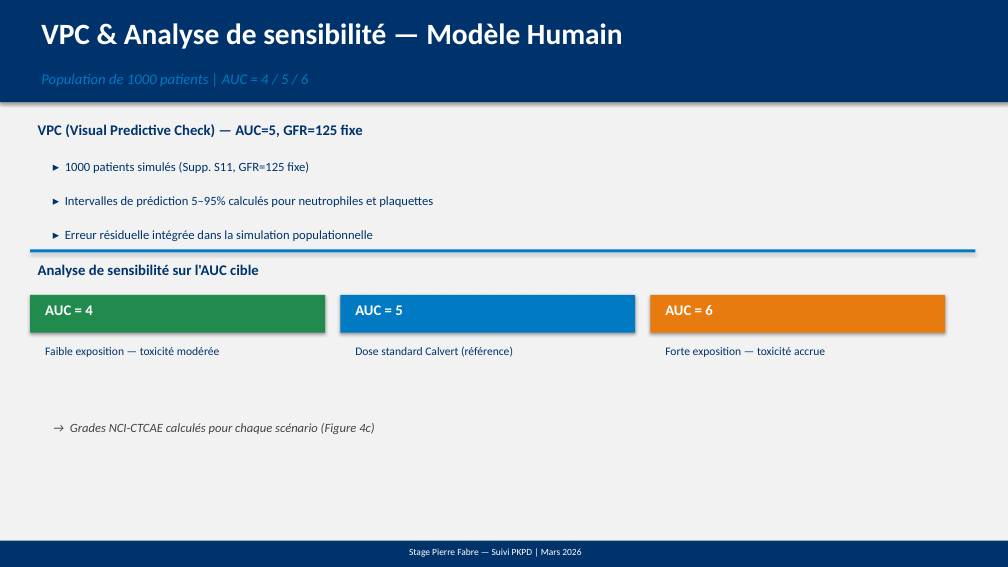
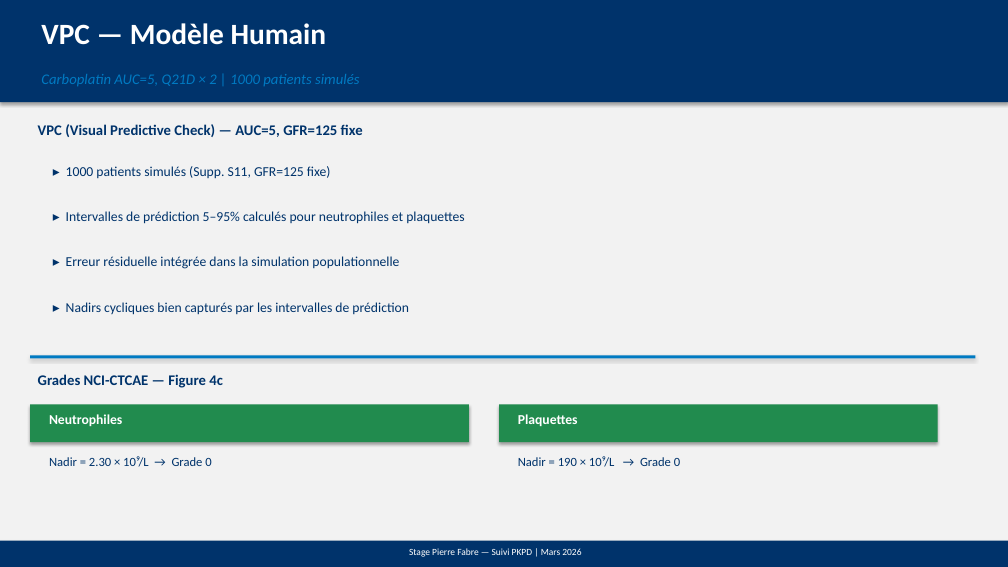
Before and after one commit to omarhss4k/Hema, a slide deck: slide 5 of reunion_point/reunion_prochaine.pptx (slide 6 before the commit). Drawn at 1008x567 pixels with LibreOffice and Linux fonts; fonts in the diff are those of the drawing. Boxes give left, top, right and bottom in pixels: in the first picture for what was removed or moved away, otherwise in the second. Text is boxed around its words. In the diff, an @@ line names an element or a change of style, - is before the commit and + after.

```diff
--- a/reunion_point/reunion_prochaine.pptx
+++ b/reunion_point/reunion_prochaine.pptx
@@ text at (41, 23, 327, 45): text changed @@
-VPC & Analyse de sensibilité — Modèle Humain
+VPC — Modèle Humain
@@ text at (41, 74, 359, 86): text changed @@
-Population de 1000 patients | AUC = 4 / 5 / 6
+Carboplatin AUC=5, Q21D × 2 | 1000 patients simulés
@@ text "▸ Intervalles de prédiction 5–95% ...": place and size @@
-text "▸ Intervalles de prédiction 5–95% ..." at (65, 196, 433, 207)
+text "▸ Intervalles de prédiction 5–95% ..." at (66, 211, 464, 224)
@@ text removed at (38, 264, 259, 278) @@
-Analyse de sensibilité sur l'AUC cible
@@ size 12 to 13 pt in 3 elements at (66, 166, 331, 179), (66, 211, 464, 224), (66, 256, 399, 269) @@
@@ text "▸ Erreur résiduelle intégrée dans ...": place and size @@
-text "▸ Erreur résiduelle intégrée dans ..." at (65, 230, 373, 241)
+text "▸ Erreur résiduelle intégrée dans ..." at (66, 256, 399, 269)
@@ rectangle removed at (30, 295, 325, 333) @@
@@ rectangle removed at (340, 295, 635, 333) @@
@@ rectangle removed at (650, 295, 945, 333) @@
@@ text removed at (45, 305, 92, 315) @@
-AUC = 4
@@ text added at (66, 302, 408, 315), 13 pt, text #00336B @@
+▸ Nadirs cycliques bien capturés par les intervalles de prédiction
@@ text removed at (355, 305, 402, 315) @@
-AUC = 5
@@ text removed at (665, 305, 712, 315) @@
-AUC = 6
@@ rectangle: place and size @@
-rectangle at (30, 250, 975, 253)
+rectangle at (30, 355, 975, 358)
@@ text removed at (45, 347, 220, 357) @@
-Faible exposition — toxicité modérée
@@ text removed at (355, 346, 513, 357) @@
-Dose standard Calvert (référence)
@@ text removed at (665, 347, 825, 357) @@
-Forte exposition — toxicité accrue
@@ text at (38, 374, 223, 388): text changed; size 12 to 14 pt; text colour #444444 to #00336B; bold on; italic off @@
-→ Grades NCI-CTCAE calculés pour chaque scénario (Figure 4c)
+Grades NCI-CTCAE — Figure 4c
@@ rectangle added at (30, 405, 469, 442), fill #218B4E @@
@@ text added at (49, 414, 122, 426), 13 pt, text #FFFFFF, bold @@
+Neutrophiles
@@ rectangle added at (499, 405, 938, 442), fill #218B4E @@
@@ text added at (518, 414, 578, 426), 13 pt, text #FFFFFF, bold @@
+Plaquettes
@@ text added at (49, 456, 211, 467), 12 pt, text #00336B @@
+Nadir = 2.30 × 10⁹/L → Grade 0
@@ text added at (518, 456, 680, 467), 12 pt, text #00336B @@
+Nadir = 190 × 10⁹/L → Grade 0
```
Also in this commit, not shown: 3 other slides changed, 1 slide removed, 1 other file.
